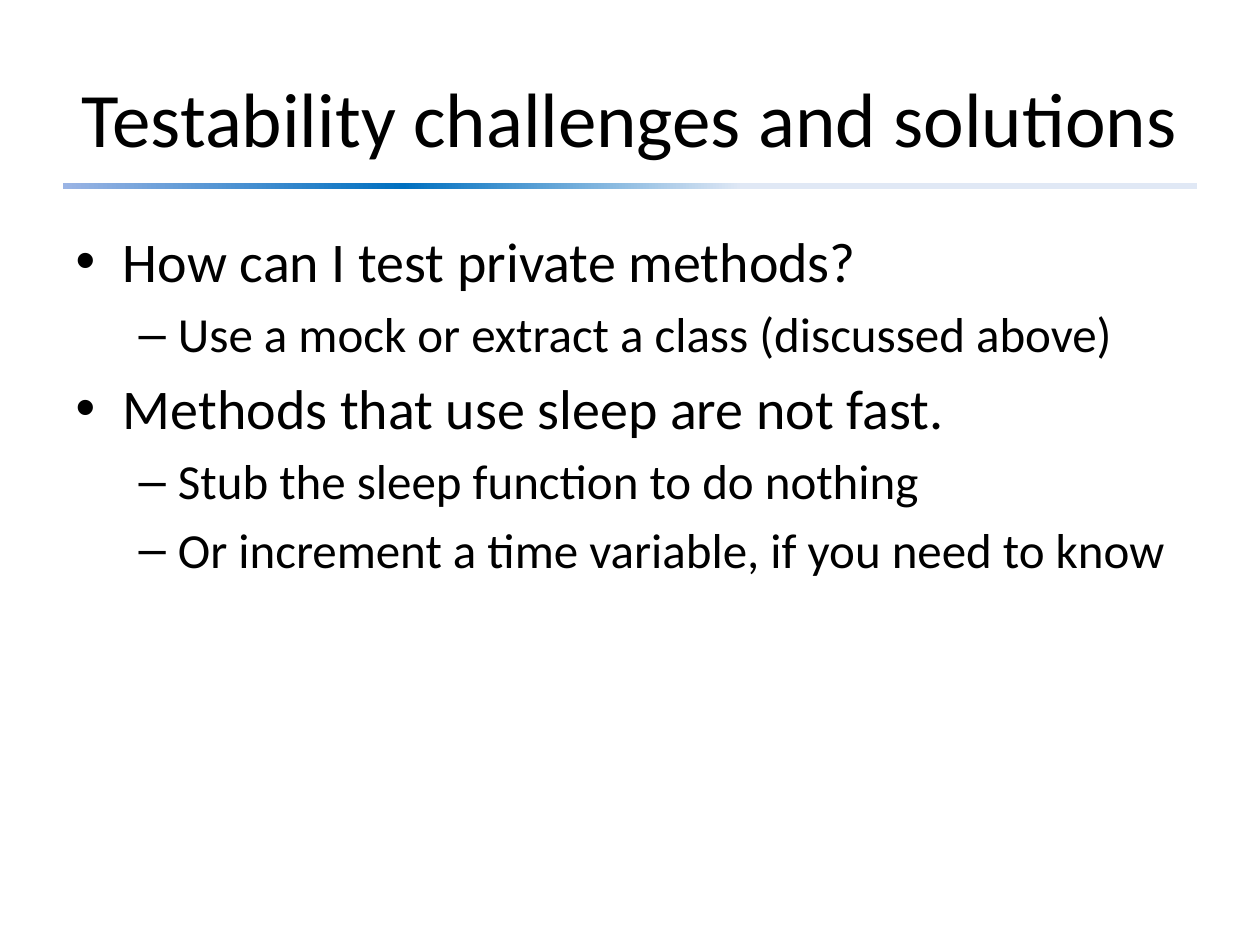
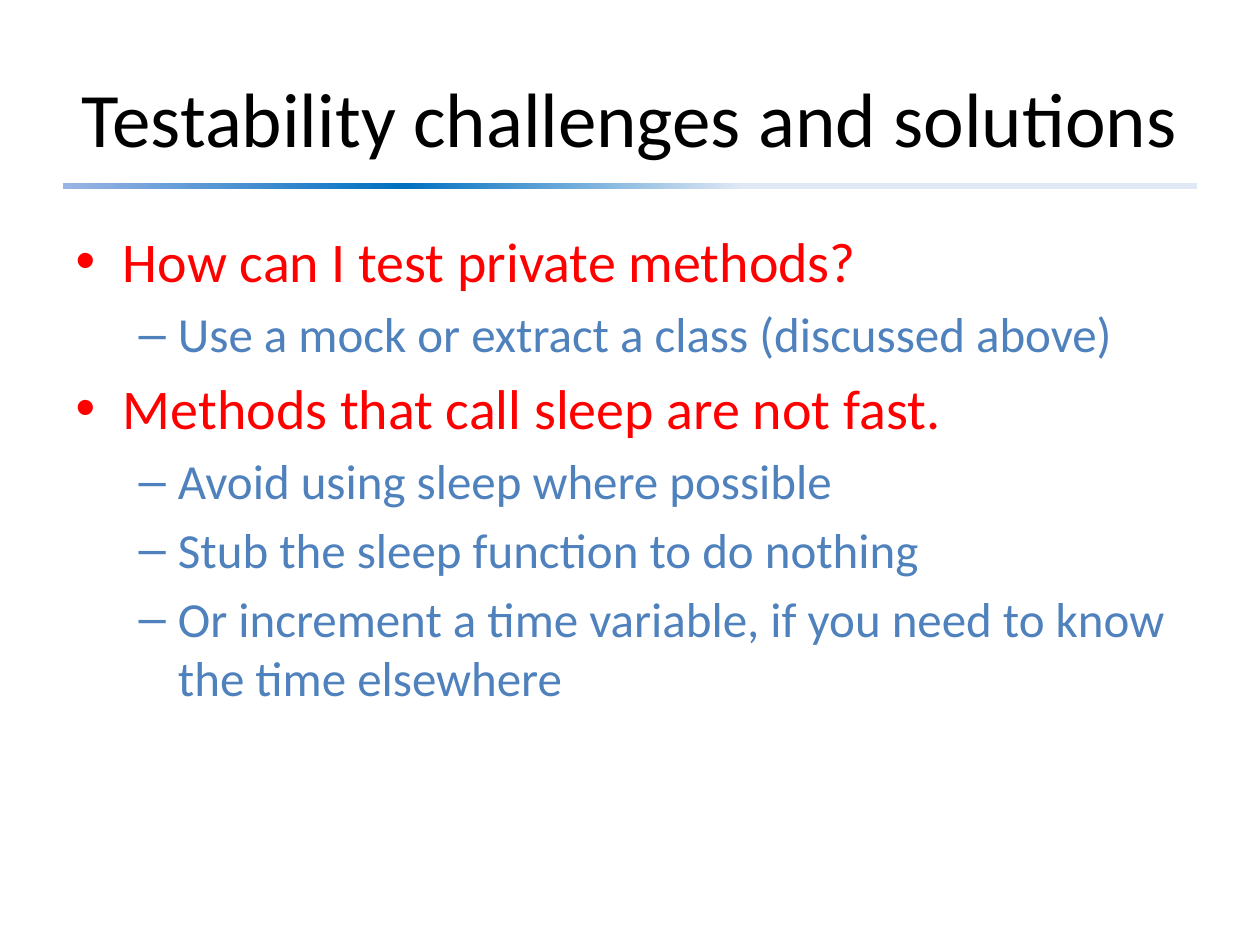
Before and after one commit to david-sackstein/solid-c-cpp, a slide deck: slide 18 of Module 2 - The Importance of Tests.pptx. Drawn at 1260x945 pixels with LibreOffice and Linux fonts; fonts in the diff are those of the drawing. Boxes give left, top, right and bottom in pixels: in the first picture for what was removed or moved away, otherwise in the second. Text is boxed around its words. In the diff, an @@ line names an element or a change of style, - is before the commit and + after.

```diff
--- a/Module 2 - The Importance of Tests.pptx
+++ b/Module 2 - The Importance of Tests.pptx
@@ text at box(123, 243, 1112, 577): text colour #000000 to #FF0000 in "How can I test private methods?"; text colour #000000 to #4F81BD in "Use a mock or extract a class ...", "Stub the sleep function to do nothing" @@
@@ text at box(123, 390, 940, 508): text changed; text colour #000000 to #FF0000 @@
-• Methods that use sleep are not fast.
+• Methods that call sleep are not fast.
+  – Avoid using sleep where possible
@@ text at box(178, 603, 1165, 697): text changed; text colour #000000 to #4F81BD @@
-  – Or increment a time variable, if you need to know
+  – Or increment a time variable, if you need to know the time elsewhere
```
Also in this commit, not shown: 15 other slides changed, 2 slides added, 3 other files.
